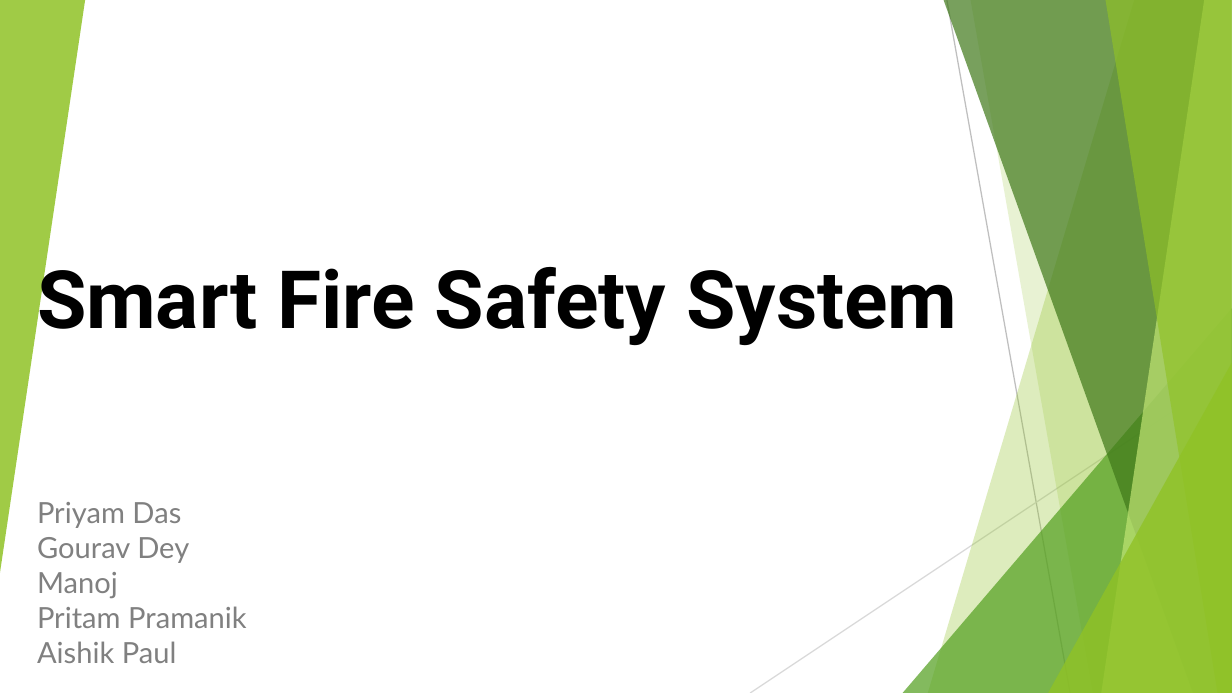
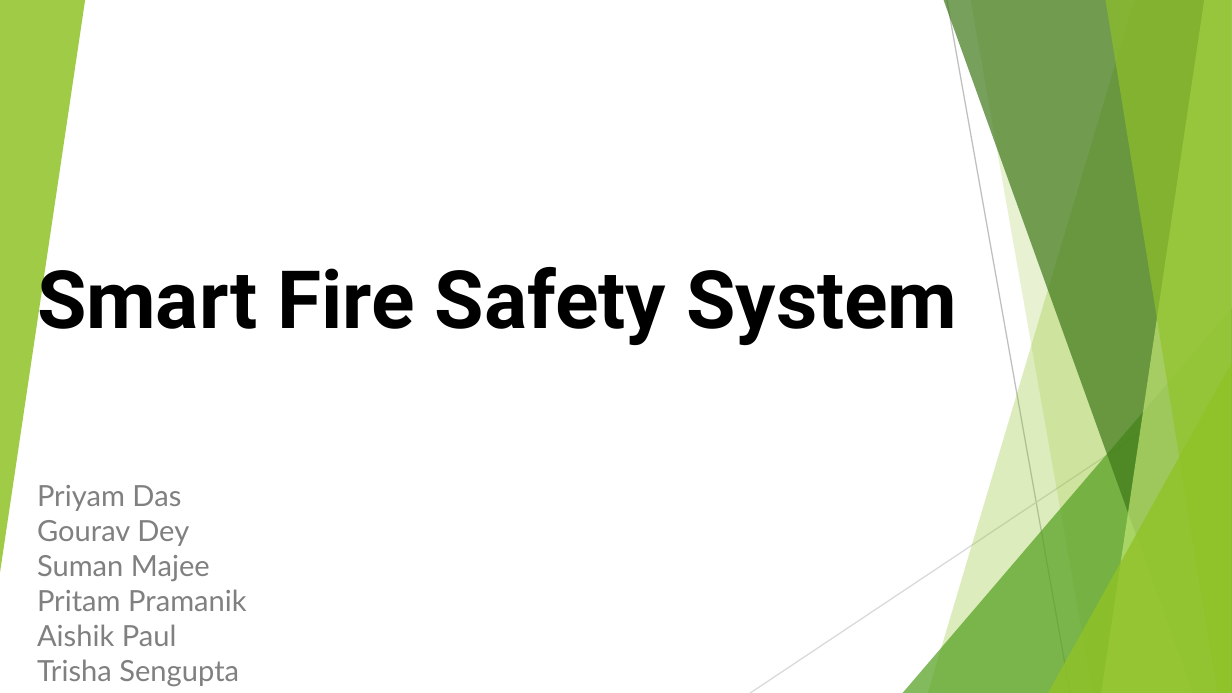
Before and after one commit to GDGouravDey/Immer-Safe, a slide deck: slide 1 of fire-app/fireppt/Fire Extinguisher Robot.pptx. Drawn at 1232x693 pixels with LibreOffice and Linux fonts; fonts in the diff are those of the drawing. Boxes give left, top, right and bottom in pixels: in the first picture for what was removed or moved away, otherwise in the second. Text is boxed around its words. In the diff, an @@ line names an element or a change of style, - is before the commit and + after.

Commit message:
Updated PPT a bit

```diff
--- a/fire-app/fireppt/Fire Extinguisher Robot.pptx
+++ b/fire-app/fireppt/Fire Extinguisher Robot.pptx
@@ subtitle "Priyam Das": place and size @@
-subtitle "Priyam Das" at (37, 502, 247, 663)
+subtitle "Priyam Das" at (37, 485, 247, 686)
@@ subtitle at (37, 555, 210, 581): text changed @@
-Manoj
+Suman Majee
@@ subtitle at (37, 659, 239, 686): paragraph added @@
+Trisha Sengupta
```
Also in this commit, not shown: 1 other slide changed.
